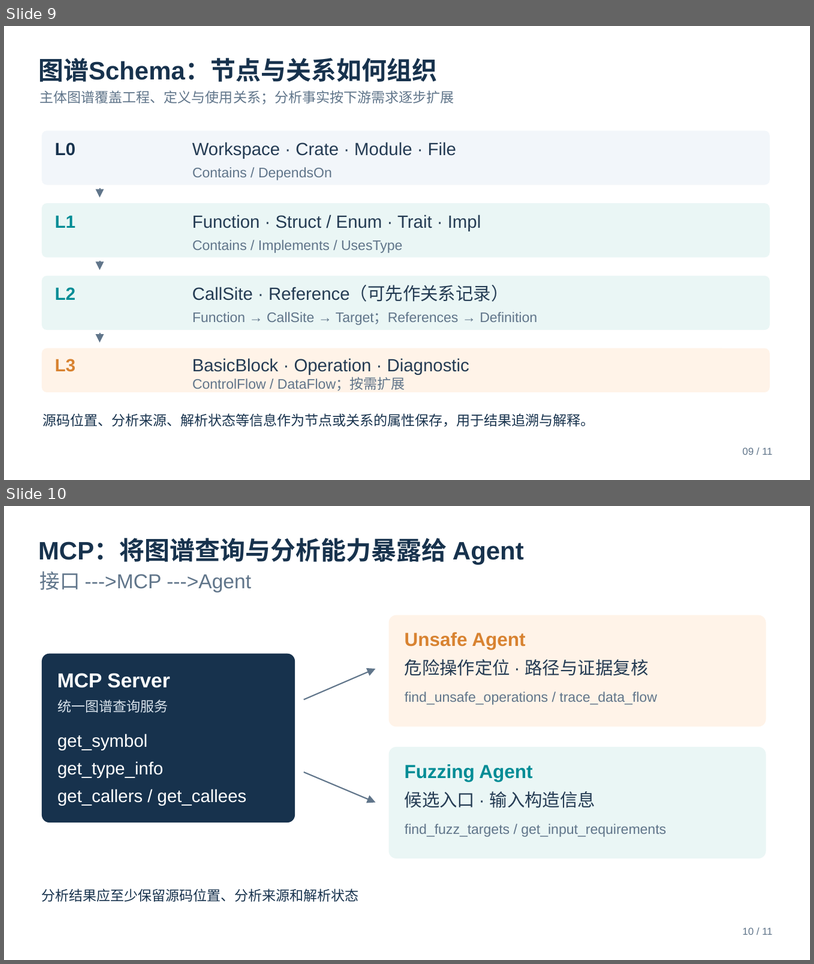
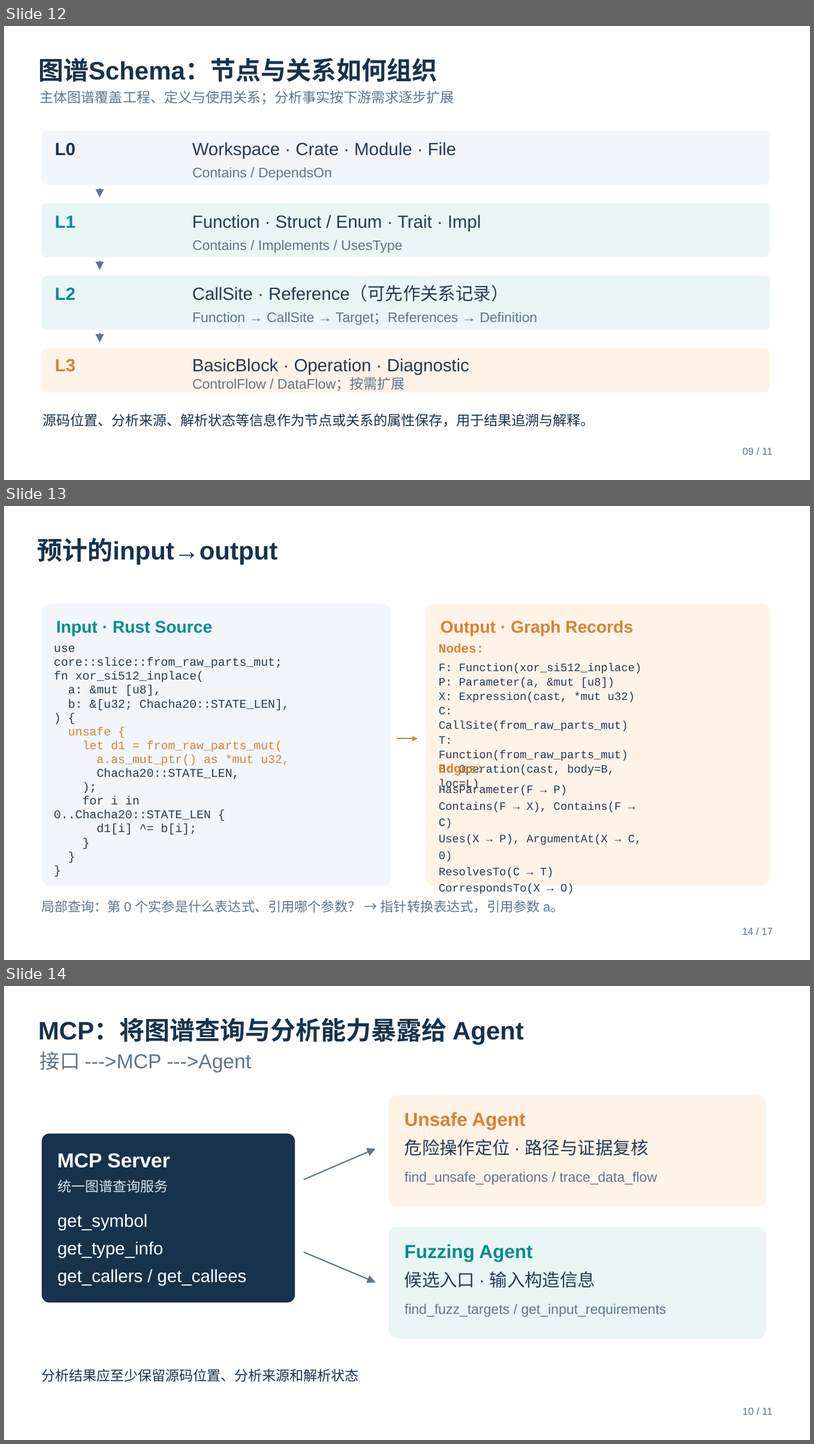
Before and after one commit to ichab/rk8s, a slide deck: Rust智能解析底座_汇报.pptx. Shown one above the other, each under a label of ours: slides 9 and 10 before the commit, slides 12, 13 and 14 after it. The pictures are 814x964 and 814x1444 pixels, drawn with LibreOffice and Linux fonts; fonts in the diff are those of the drawing. Boxes give left, top, right and bottom in pixels: in the first picture for what was removed or moved away, otherwise in the second. Text is boxed around its words. In the diff, an @@ line names an element or a change of style, - is before the commit and + after.

```diff
--- a/Rust智能解析底座_汇报.pptx
+++ b/Rust智能解析底座_汇报.pptx
@@ slide 13 added at (4, 506, 810, 960), background #FFFFFF @@
@@ text added at (37, 538, 278, 565), 30 pt, text #17324D, bold @@
+预计的input→output
@@ rounded rectangle added at (42, 603, 390, 885), fill #F2F6FA @@
@@ text added at (56, 621, 213, 636), 20.2 pt, text #008C95, bold @@
+Input · Rust Source
@@ text added at (54, 645, 290, 834), 14.2 pt, text #243B53 @@
+use core::slice::from_raw_parts_mut;
+fn xor_si512_inplace(
+a: &mut [u8],
+b: &[u32; Chacha20::STATE_LEN],
+) {
+unsafe {
+let d1 = from_raw_parts_mut(
+a.as_mut_ptr() as *mut u32,
+Chacha20::STATE_LEN,
+);
+for i in 0..Chacha20::STATE_LEN {
+d1[i] ^= b[i];
+}
+}
+}
@@ freeform shape added at (397, 738, 417, 739), outline #D88230 1.5 pt @@
@@ freeform shape added at (413, 736, 417, 741), fill #D88230 @@
@@ group added at (426, 603, 770, 894): 5 texts, 1 rounded rectangle @@
+Output · Graph Records
+Nodes:
+F: Function(xor_si512_inplace)
+P: Parameter(a, &mut [u8])
+X: Expression(cast, *mut u32)
+C: CallSite(from_raw_parts_mut)
+T: Function(from_raw_parts_mut)
+O: Operation(cast, body=B, loc=L)
+Edges:
+HasParameter(F → P)
+Contains(F → X), Contains(F → C)
+Uses(X → P), ArgumentAt(X → C, 0)
+ResolvesTo(C → T)
+CorrespondsTo(X → O)
@@ text added at (41, 900, 564, 912), 15.8 pt, text #60758A @@
+局部查询：第 0 个实参是什么表达式、引用哪个参数？ → 指针转换表达式，引用参数 a。
@@ text added at (743, 927, 773, 934), 12 pt, text #60758A @@
+14 / 17
@@ what was slide 9 is now slide 12 @@
@@ what was slide 10 is now slide 14 @@
```
Also in this commit, not shown: 3 slides changed, 4 other slides added, 1 slide removed.
